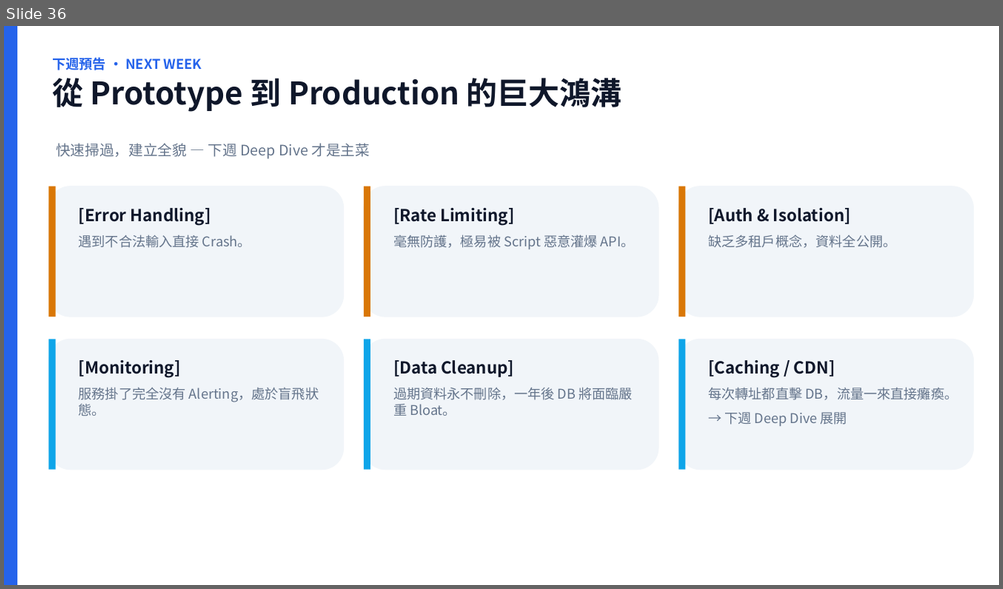
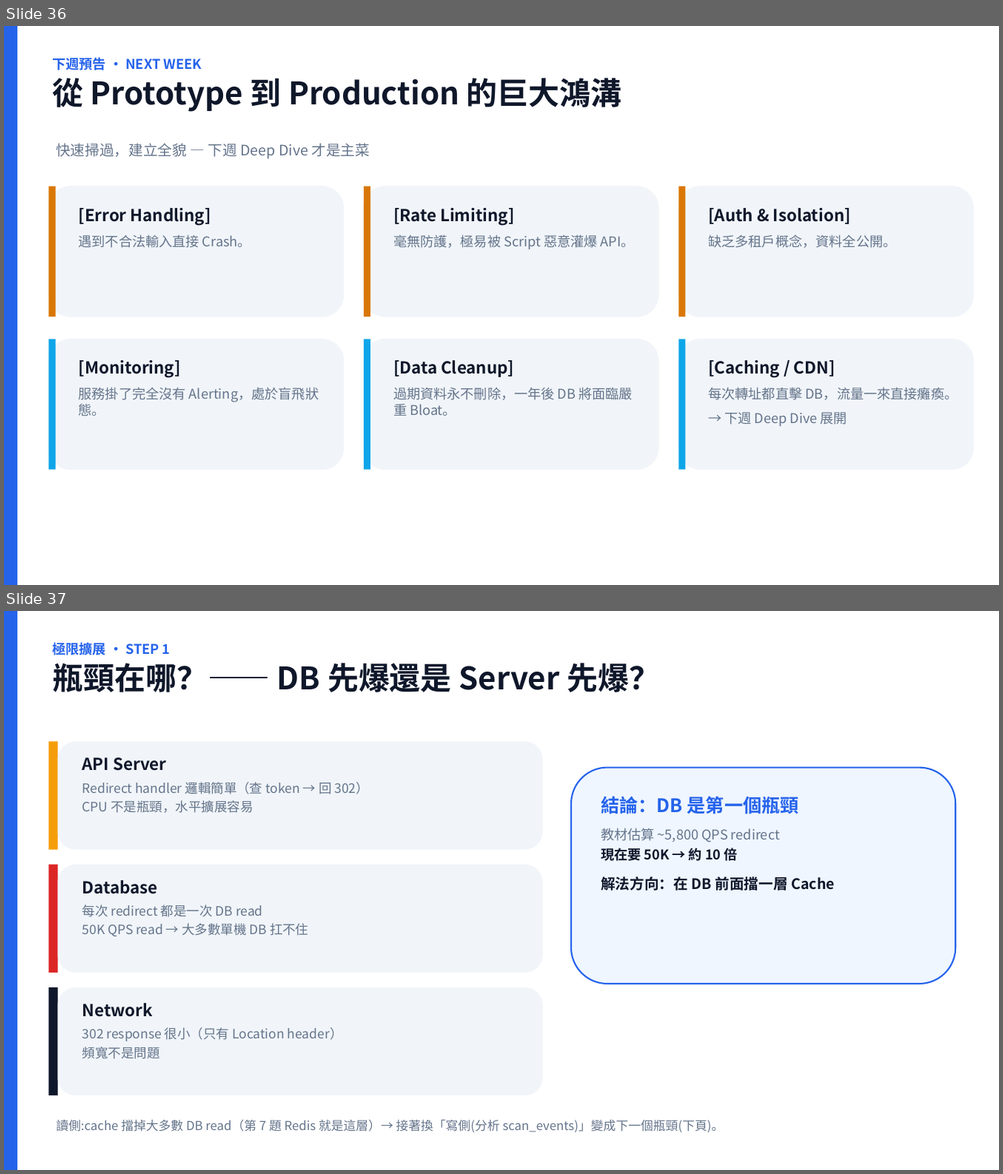
Before and after one commit to scolley31/system-design-demo, a slide deck: QR Code Generator/QR_Code_Generator.pptx. Shown one above the other, each under a label of ours: slide 36 before the commit, slides 36 and 37 after it. The pictures are 1003x589 and 1003x1174 pixels, drawn with LibreOffice and Linux fonts; fonts in the diff are those of the drawing. Boxes give left, top, right and bottom in pixels: in the first picture for what was removed or moved away, otherwise in the second. Text is boxed around its words. In the diff, an @@ line names an element or a change of style, - is before the commit and + after.

Commit message:
附錄J: 新增 Step 1 瓶頸定位 (API/DB/Network → DB 先瓶頸 → 前面擋 cache) PPT+DESIGN [skip ci]

```diff
--- a/QR Code Generator/QR_Code_Generator.pptx
+++ b/QR Code Generator/QR_Code_Generator.pptx
@@ slide 37 added at (4,611,999,1170), background #FFFFFF @@
@@ rectangle added at (4,611,17,1170), fill #2563EB @@
@@ text added at (52,640,660,692), 30 pt, text #0F172A, bold @@
+極限擴展 · STEP 1
+瓶頸在哪？—— DB 先爆還是 Server 先爆？
@@ rectangle added at (48,741,58,850), fill #F59E0B @@
@@ rounded rectangle added at (58,741,543,850), fill #F1F5F9 @@
@@ text added at (82,758,370,813), 12.5 pt, text #64748B @@
+API Server
+Redirect handler 邏輯簡單（查 token → 回 302）
+CPU 不是瓶頸，水平擴展容易
@@ rounded rectangle added at (571,768,956,984), fill #EFF6FF, outline #2563EB 1.5 pt @@
@@ text added at (600,796,834,891), 13 pt, text #0F172A, bold @@
+結論：DB 是第一個瓶頸
+教材估算 ~5,800 QPS redirect
+現在要 50K → 約 10 倍
+解法方向：在 DB 前面擋一層 Cache
@@ rectangle added at (48,865,58,973), fill #DC2626 @@
@@ rounded rectangle added at (58,865,543,973), fill #F1F5F9 @@
@@ text added at (82,880,308,937), 12.5 pt, text #64748B @@
+Database
+每次 redirect 都是一次 DB read
+50K QPS read → 大多數單機 DB 扛不住
@@ rectangle added at (48,988,58,1096), fill #0F172A @@
@@ rounded rectangle added at (58,988,543,1096), fill #F1F5F9 @@
@@ text added at (82,1003,343,1059), 12.5 pt, text #64748B @@
+Network
+302 response 很小（只有 Location header）
+頻寬不是問題
@@ text added at (56,1120,724,1133), 12 pt, text #64748B @@
+讀側:cache 擋掉大多數 DB read（第 7 題 Redis 就是這層）→ 接著換「寫側(分析 scan_events)」變成下一個瓶頸(下頁)。
```
Also in this commit, not shown: 2 other files.
